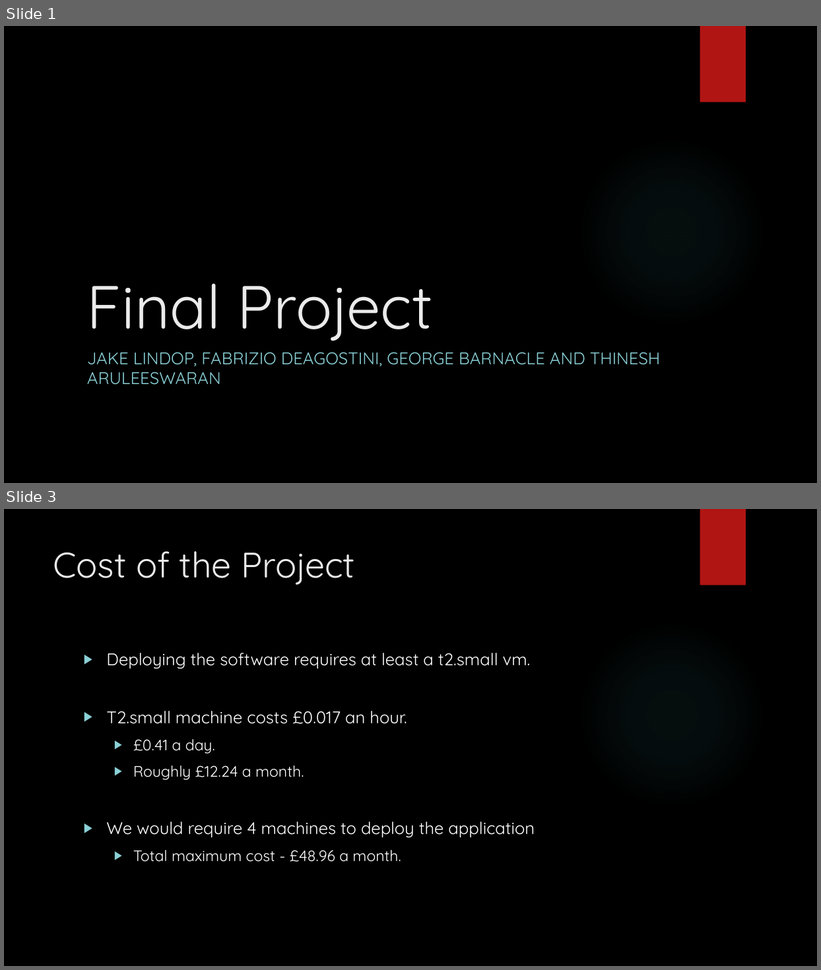
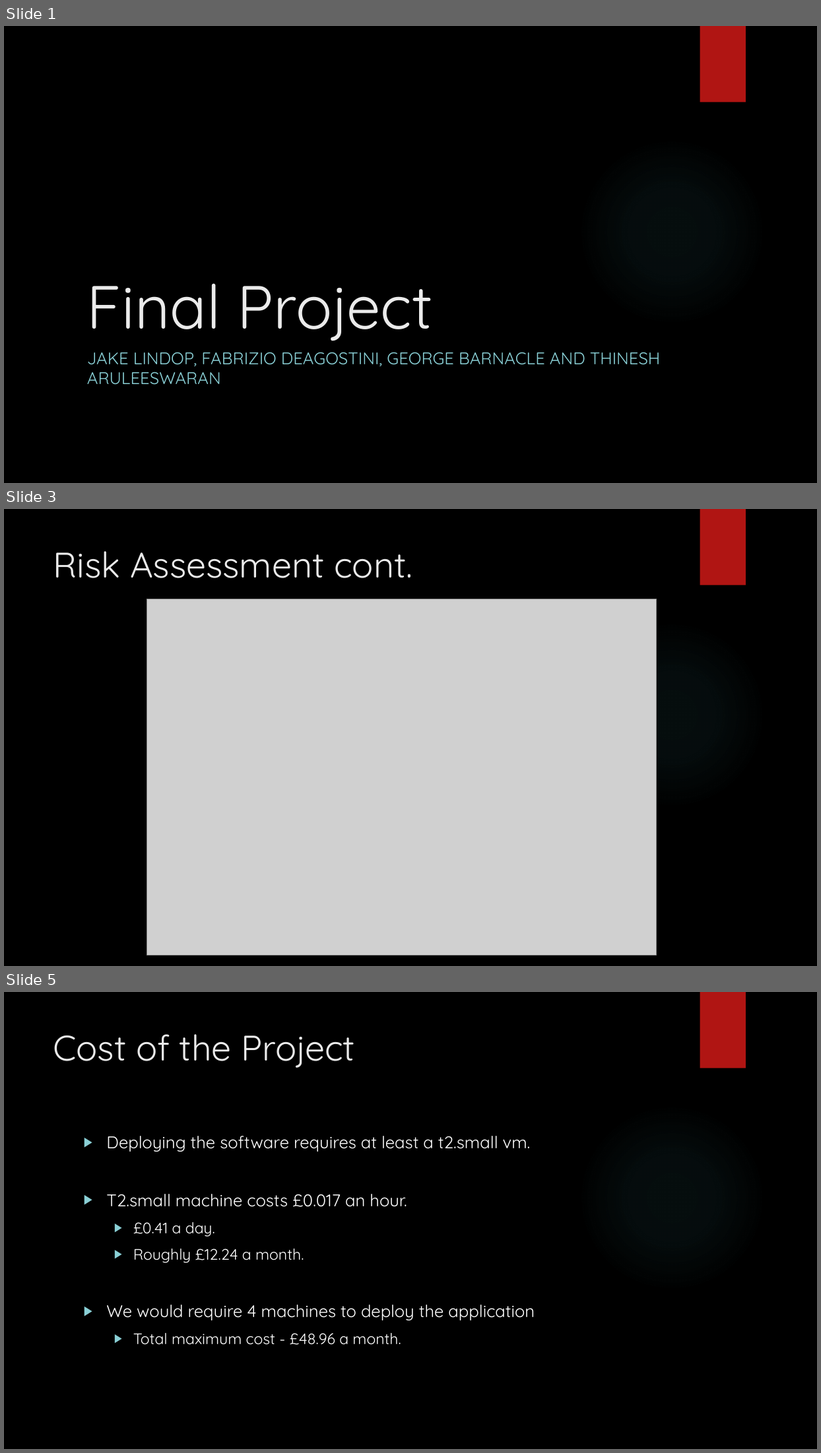
Before and after one commit to fabriziodea/BluePetClinic, a slide deck: Presentation.pptx. Shown one above the other, each under a label of ours: slides 1 and 3 before the commit, slides 1, 3 and 5 after it; the slides between them are not shown. The pictures are 821x970 and 821x1453 pixels, drawn with LibreOffice and Linux fonts; fonts in the diff are those of the drawing; grey boxes stand for pictures; background and template pictures are left out. Boxes give left, top, right and bottom in pixels: in the first picture for what was removed or moved away, otherwise in the second. Text is boxed around its words. In the diff, an @@ line names an element or a change of style, - is before the commit and + after.

Commit message:
Ammended the risk assessment slides and script

```diff
--- a/Presentation.pptx
+++ b/Presentation.pptx
@@ slide 3 added at box(4, 509, 817, 966), background picture (left out); not listed: 2 template elements that a slide beside it also shows @@
@@ title added at box(54, 551, 413, 578), 42 pt, text #EBEBEB @@
+Risk Assessment cont.
@@ picture added at box(147, 599, 657, 956) @@
@@ what was slide 3 is now slide 5 @@
```
Also in this commit, not shown: 1 slide changed, 1 other slide added, 1 other file.
